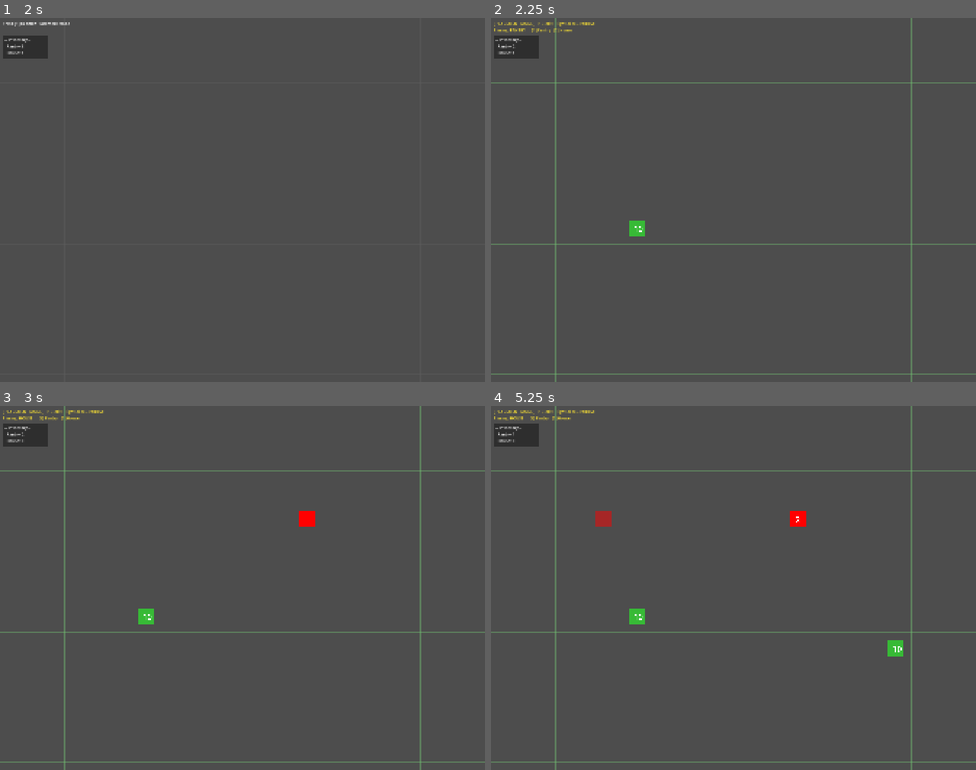
Above: before the commit, frames 1-4 (two rows, left to right).
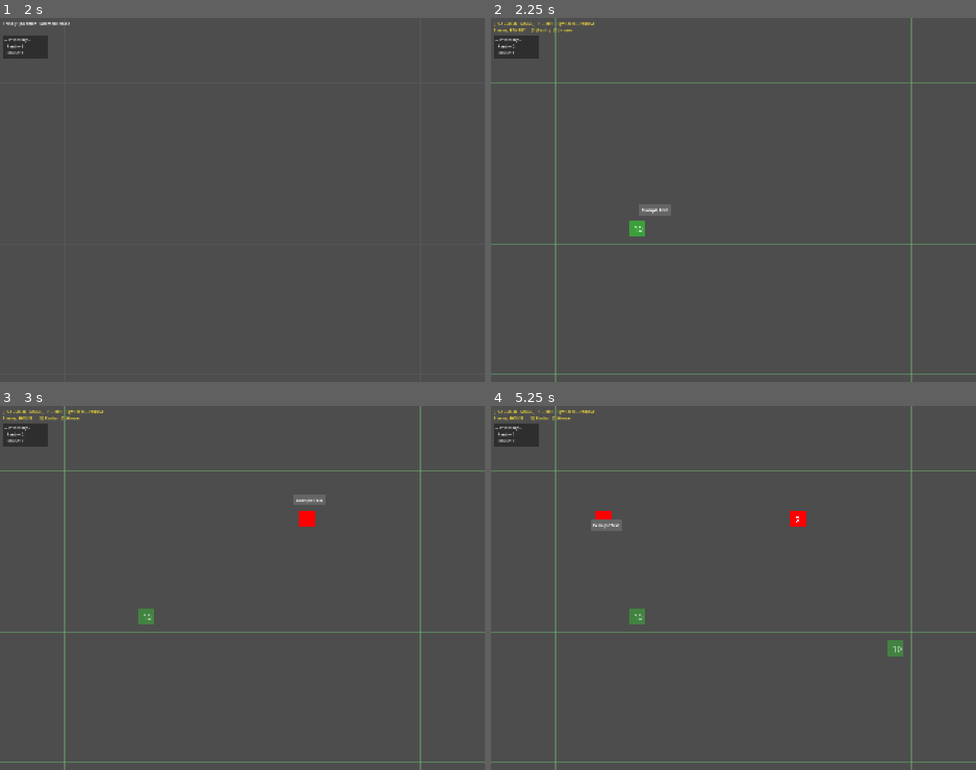
Above: after the commit, the same moments.

Repository: BigWing06/C3-Game-Jam-JARRN-Studios
Game: Godot game, scene res://scenes/Main Menu/MainMenu.tscn
Two runs of this game, one before a commit and one after it. Both use one fixed random seed, a clock stepped at 60 frames per second and the inputs below. The engine's default icon, where the game draws it, is replaced by a stand-in: a white triangle on a blue panel in a dark square. Sound files missing from this copy of the repository are replaced by a short silence.
Inputs (mouse positions are in pixels of both pictures, inside the frame that each line leads up to):
- Up to frame 1 (2 s): click "Start Game" at 0.5 s; tap P at 1.25, 1.35 s; move the mouse to (349, 181) at 1.27 s; click (349, 181) at 1.42 s; tap Space at 1.52 s
- Up to frame 2 (2.25 s): tap P at 2 s; move the mouse to (636, 218) at 2.02 s; tap 1 at 2.1 s; click (636, 218) at 2.17 s
- Up to frame 3 (3 s): tap Space at 2.27 s; tap Enter at 2.75 s; move the mouse to (291, 507) at 2.77 s; tap 2 at 2.85 s; click (291, 507) at 2.92 s
- Up to frame 4 (5.25 s): tap Space at 3.5, 3.77, 4.52, 5 s; move the mouse to (709, 660) at 3.52 s; tap P at 3.6, 4.25 s; click (709, 660) at 3.67 s; move the mouse to (879, 642) at 4.27 s; tap 1 at 4.35 s; click (879, 642) at 4.42 s; move the mouse to (588, 533) at 5.02 s; tap 2 at 5.1 s; click (588, 533) at 5.17 s

Frame 1 is identical in both runs. In frame 2, 0.2% of the frame differs, in the area x 28-37%, y 52-60%; in frame 3, 0.2%; in frame 4, 0.5%, in the area x 21-85%, y 28-69%.

Commit message:
Added hover fixed placement

Diff:
--- a/pantry-planners/scenes/Hover Text/Hover Text.tscn
+++ b/pantry-planners/scenes/Hover Text/Hover Text.tscn
@@ -1,11 +1,21 @@
 [gd_scene format=3 uid="uid://tqbcstmiobqt"]
 
-[node name="Hover Text" type="Label" unique_id=1193301616]
+[ext_resource type="Script" uid="uid://bnttv2o55oul6" path="res://scenes/Hover Text/hover_text.gd" id="1_6ycyn"]
+
+[node name="Hover Label" type="Node2D" unique_id=2147344098]
+script = ExtResource("1_6ycyn")
+
+[node name="Label" type="Label" parent="." unique_id=1193301616]
 z_index = 10
-offset_right = 40.0
-offset_bottom = 23.0
+anchors_preset = -1
+anchor_top = 1.0
+anchor_bottom = 1.0
+offset_left = 20.0
+offset_bottom = -20.0
+grow_vertical = 0
+text = "Example Text"
 
-[node name="ColorRect" type="ColorRect" parent="." unique_id=1731511808]
+[node name="ColorRect" type="ColorRect" parent="Label" unique_id=1731511808]
 z_index = -1
 layout_mode = 1
 anchors_preset = -1
--- /dev/null
+++ b/pantry-planners/scenes/Hover Text/hover_text.gd
@@ -0,0 +1,6 @@
+extends Node2D
+
+# Called every frame. 'delta' is the elapsed time since the previous frame.
+func _process(delta: float) -> void:
+	position = get_global_mouse_position()
+	visible = true
--- a/pantry-planners/scenes/PlacementTileMap/PlacementTileMap.gd
+++ b/pantry-planners/scenes/PlacementTileMap/PlacementTileMap.gd
@@ -32,6 +32,12 @@
 @export var starting_pantry_count: int = 3
 ## How many houses the player starts with in their inventory (usually 0).
 @export var starting_house_count:  int = 0
+
+# ---------------------------------------------------------------------------
+# Signals
+# ---------------------------------------------------------------------------
+
+signal update_hovered_cell
 
 # ---------------------------------------------------------------------------
 # Runtime state
@@ -99,7 +105,7 @@
 	var new_tile := _world_to_grid(get_global_mouse_position())
 	if new_tile != _hovered_tile:
 		_hovered_tile = new_tile
-		_refresh_hover_preview()
+		update_hovered_cell.emit()
 
 # ---------------------------------------------------------------------------
 # Drawing — grid + hovering entities, real scenes are handled automatically
@@ -151,24 +157,28 @@
 # Spawns (or clears) the live hover preview node.
 # Called whenever the hovered tile or selected item changes, and on mode toggle.
 func _refresh_hover_preview() -> void:
+	# No preview needed outside placement mode or off the grid
+	if not _placement_mode:
+		if (is_instance_valid(_hovering_preview)):
+			_hovering_preview.queue_free()
+			_hovering_preview = null
+		queue_redraw()
+		return
 	if is_instance_valid(_hovering_preview):
 		_hovering_preview.queue_free()
 		_hovering_preview = null
 
-	# No preview needed outside placement mode or off the grid
-	if not _placement_mode or not _is_valid_tile(_hovered_tile):
-		queue_redraw()
-		return
-
 	# If the item has a real scene, spawn a translucent ghost preview
 	if scene_dict.has(_selected_item):
 		_hovering_preview = scene_dict[_selected_item].instantiate()
-		_hovering_preview.set_placement_mode("hovering")
-		_hovering_preview.modulate = Color(1.0, 1.0, 1.0, 0.5)
-		_hovering_preview.position = grid_to_world_center(_hovered_tile)
+		update_hovered_cell.connect(_update_hover_position)
+		_update_hover_position()
 		add_child(_hovering_preview)
 
 	queue_redraw()
+
+func _update_hover_position():
+	_hovering_preview.position = grid_to_world_center(get_hovered_tile())
 
 
 # only used when the selected item has no entry in scene_dict.
@@ -231,16 +241,18 @@
 	var scene_node: Node = null
 	if is_instance_valid(_hovering_preview):
 		# Convert the ghost preview into a permanent placed entity
+		update_hovered_cell.disconnect(_update_hover_position)
 		_hovering_preview.set_placement_mode("placed")
-		_hovering_preview.modulate = Color(1.0, 1.0, 1.0, 1.0)
 		_hovering_preview.reparent($Entities)
 		scene_node        = _hovering_preview
 		_hovering_preview = null  # ownership transferred to _grid_data
+		_refresh_hover_preview()
 	elif scene_dict.has(entity_type):
 		# Pre-placed: no preview exists, instantiate directly as a placed entity
 		scene_node = scene_dict[entity_type].instantiate()
-		scene_node.add_to_group("placed")
+		scene_node.set_placement_mode("placed")
 		scene_node.position = grid_to_world_center(tile)
+		print(scene_node.position)
 		$Entities.add_child(scene_node)
 	_grid_data[tile] = { "type": entity_type, "player_can_edit": player_can_edit, "scene": scene_node }
 
@@ -273,6 +285,9 @@
 		if _grid_data[tile]["type"] == entity_type:
 			result.append(tile)
 	return result
+
+func get_hovered_tile() -> Vector2:
+	return _hovered_tile
 
 # ---------------------------------------------------------------------------
 # Coordinate helpers
--- a/pantry-planners/scenes/pantry/pantry.gd
+++ b/pantry-planners/scenes/pantry/pantry.gd
@@ -10,13 +10,14 @@
 # it is receiving and handing out food
 var active: bool
 var placement_mode: String
+var hover_text = null
 
 signal active_changed()
 signal food_changed()
 
 var food_amounts: Dictionary = {}
 
-func _ready():
+func _enter_tree():
 
 	set_active(start_active)
 	set_placement_mode(start_placement_mode)
@@ -77,11 +78,16 @@
 	if (mode not in PLACEMENT_MODES):
 		push_warning("Invalid Placement Mode Passed Got ->" + mode)
 		return
+	if mode == placement_mode:
+		return
 	placement_mode = mode
 	match mode:
 		"hovering":
 			set_active(false)
 			add_to_group("hovering")
+			hover_text = preload("res://scenes/Hover Text/Hover Text.tscn").instantiate()
+			get_parent().add_child(hover_text)
+			modulate = Color(1.0, 1.0, 1.0, 0.5)
 			$effect_radius.connect("area_entered", _on_house_entered)
 			$effect_radius.connect("area_exited", _on_house_exited)
 			for area in $effect_radius.get_overlapping_areas():
@@ -89,10 +95,13 @@
 		"placed":
 			set_active(true)
 			remove_from_group("hovering")
+			modulate = Color(1.0, 1.0, 1.0, 1.0)
 			$effect_radius.disconnect("area_entered", _on_house_entered)
 			$effect_radius.disconnect("area_exited", _on_house_exited)
 			for area in $effect_radius.get_overlapping_areas():
 				_on_house_exited(area)
+			if hover_text != null:
+				hover_text.queue_free()
 
 func _on_food_changed() -> void:
 	$food_amount_label.text = str(get_food_amount("Bread"))
@@ -106,3 +115,9 @@
 	var house = area.get_parent()
 	if house.is_in_group("house"):
 		house.set_highlight("none")
+
+
+
+func _on_tree_exiting() -> void:
+	if hover_text != null:
+		hover_text.queue_free()
--- a/pantry-planners/scenes/pantry/pantry.tscn
+++ b/pantry-planners/scenes/pantry/pantry.tscn
@@ -27,4 +27,5 @@
 theme_override_font_sizes/font_size = 130
 
 [connection signal="food_changed" from="." to="." method="_on_food_changed"]
+[connection signal="tree_exiting" from="." to="." method="_on_tree_exiting"]
 [connection signal="timeout" from="effect_timer" to="." method="effect_houses"]
Not shown, added: pantry-planners/scenes/Hover Text/hover_text.gd.uid
